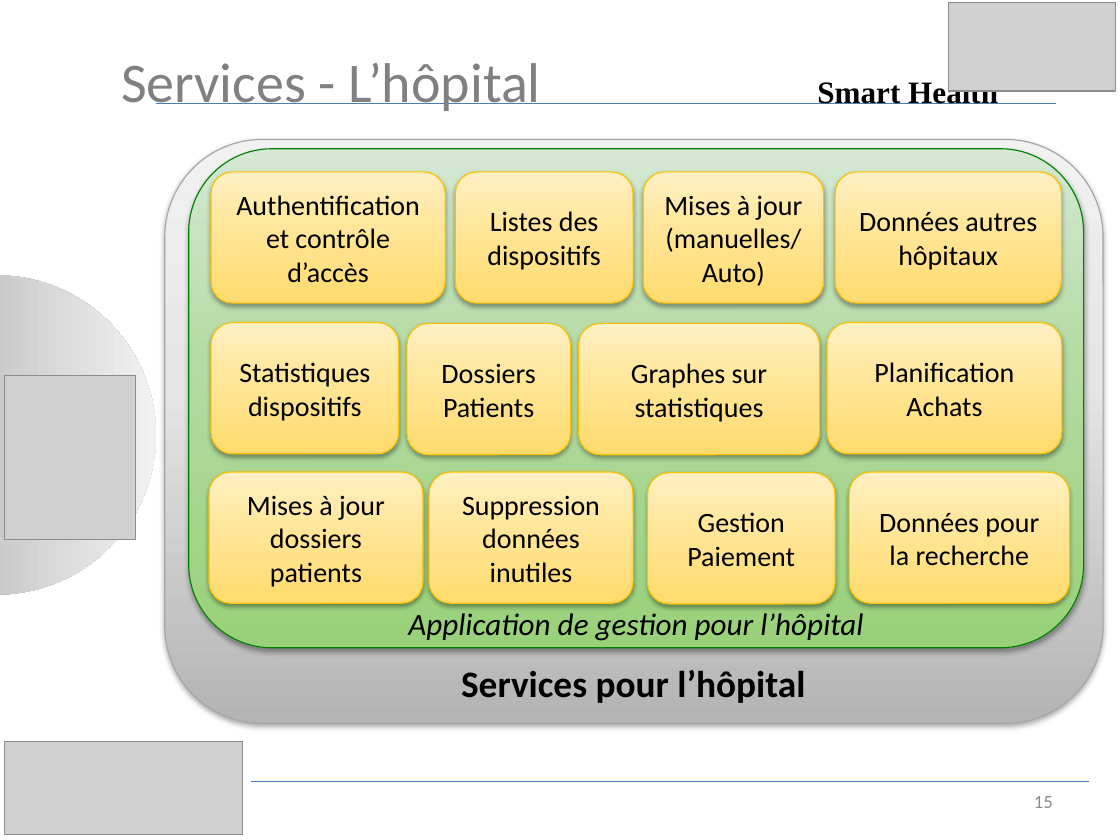
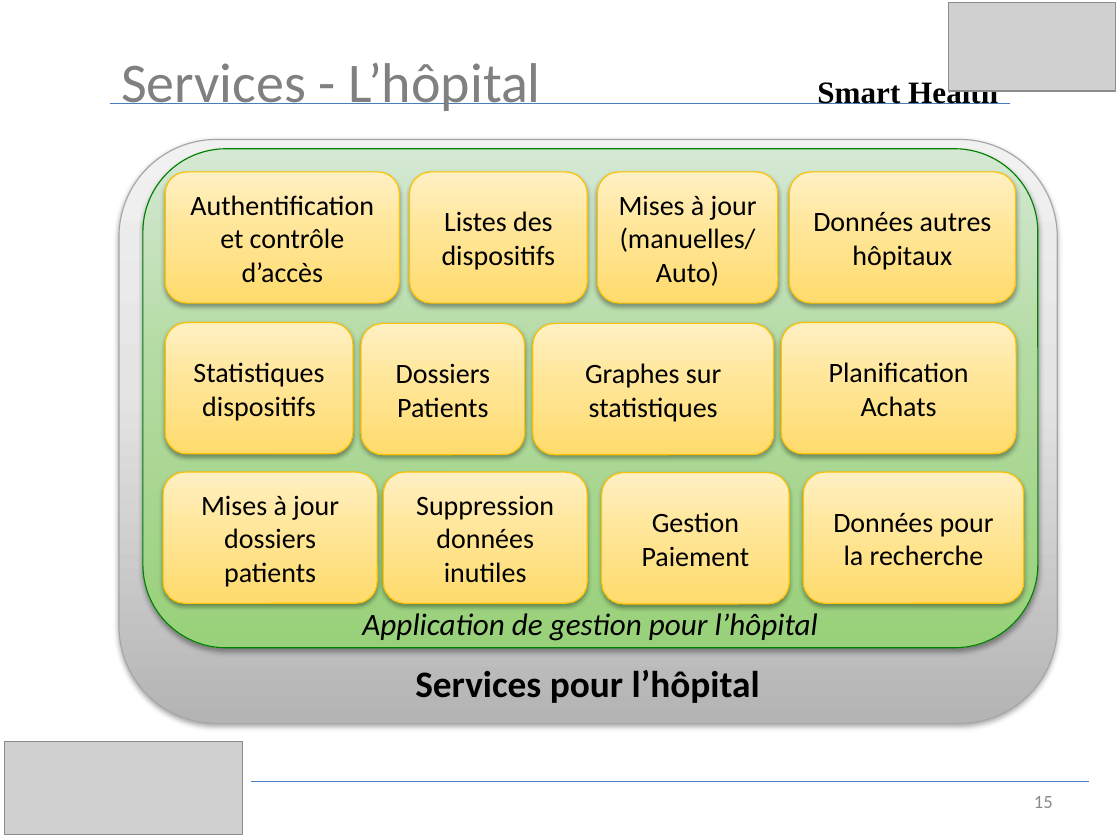
Before and after one commit to MaoAlex/INF6404A, a slide deck: slide 15 of Presentation/presentationSmartHealth.pptx. Drawn at 1120x840 pixels with LibreOffice and Linux fonts; fonts in the diff are those of the drawing; grey boxes stand for pictures. Boxes give left, top, right and bottom in pixels: in the first picture for what was removed or moved away, otherwise in the second. Text is boxed around its words. In the diff, an @@ line names an element or a change of style, - is before the commit and + after.

```diff
--- a/Presentation/presentationSmartHealth.pptx
+++ b/Presentation/presentationSmartHealth.pptx
@@ 14 rounded rectangles, 2 texts, 1 line: place and size @@
-14 rounded rectangles, 2 texts, 1 line at (156,103,1103,724)
+14 rounded rectangles, 2 texts, 1 line at (110,103,1057,724)
@@ arc (boxed as its full ellipse) removed at (0,276,156,595) @@
@@ picture removed at (4,376,136,540) @@
```
Also in this commit, not shown: 11 other slides changed.
